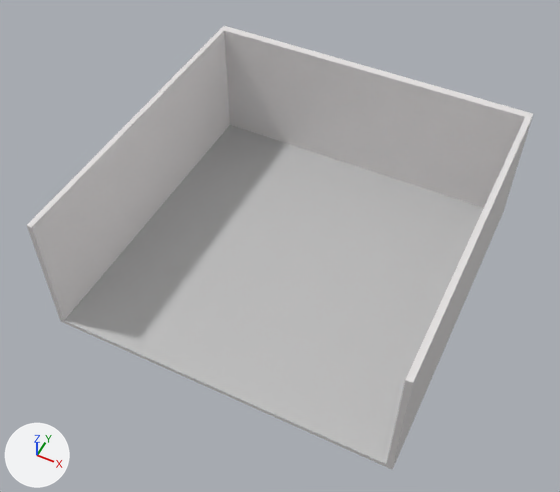
Renders of the Blender file docs/client/models/gallery.blend from each side of a commit.
The view is the same before and after, from a 50 mm lens placed at (11.4, -24.4, 31.0), pointed at (-0.1, -1.4, 2.2). Every picture has the same lights, and +X, +Y and +Z are marked at lower left.
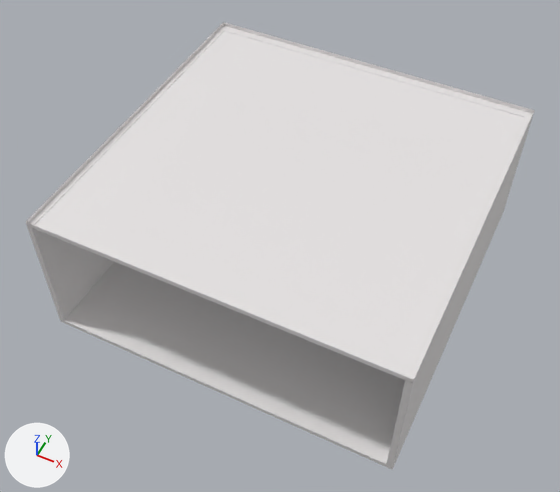
The edits, one by one:
me_cube is used by ob_cube; location (0.0, 0.0, 1.0).
me_cube had 36 vertices, 34 faces and spanned x -8.7..9.0, y -8.7..8.7, z -1.4..5.6.
me_cube now has 58 vertices, 50 faces and spans x -8.7..9.0, y -8.7..8.7, z -1.4..5.8.
me_cube part 1: a new loose piece of 22 vertices spanning x -8.7..9.0, y -8.7..8.7, z 5.5..5.8, in mat_material (white #e7e4e4).
me_cube part 2: 1 face spanning x -8.4..8.7, y -8.7..8.3, z -1.2 switches from mat_material_001 (grey #bebebe) to mat_material (white #e7e4e4).
me_cube no longer uses material mat_material_001 (grey #bebebe).

Pixel boxes (x1, y1, x2, y2) of what changed, in the pictures (560 x 492 px):
'Cube', reshaped: before (27, 26, 533, 470); after (26, 22, 535, 470)
part 1 of me_cube, added: after (26, 22, 535, 383)
part 2 of me_cube, recoloured: before (64, 125, 484, 464); after (64, 262, 405, 464)
